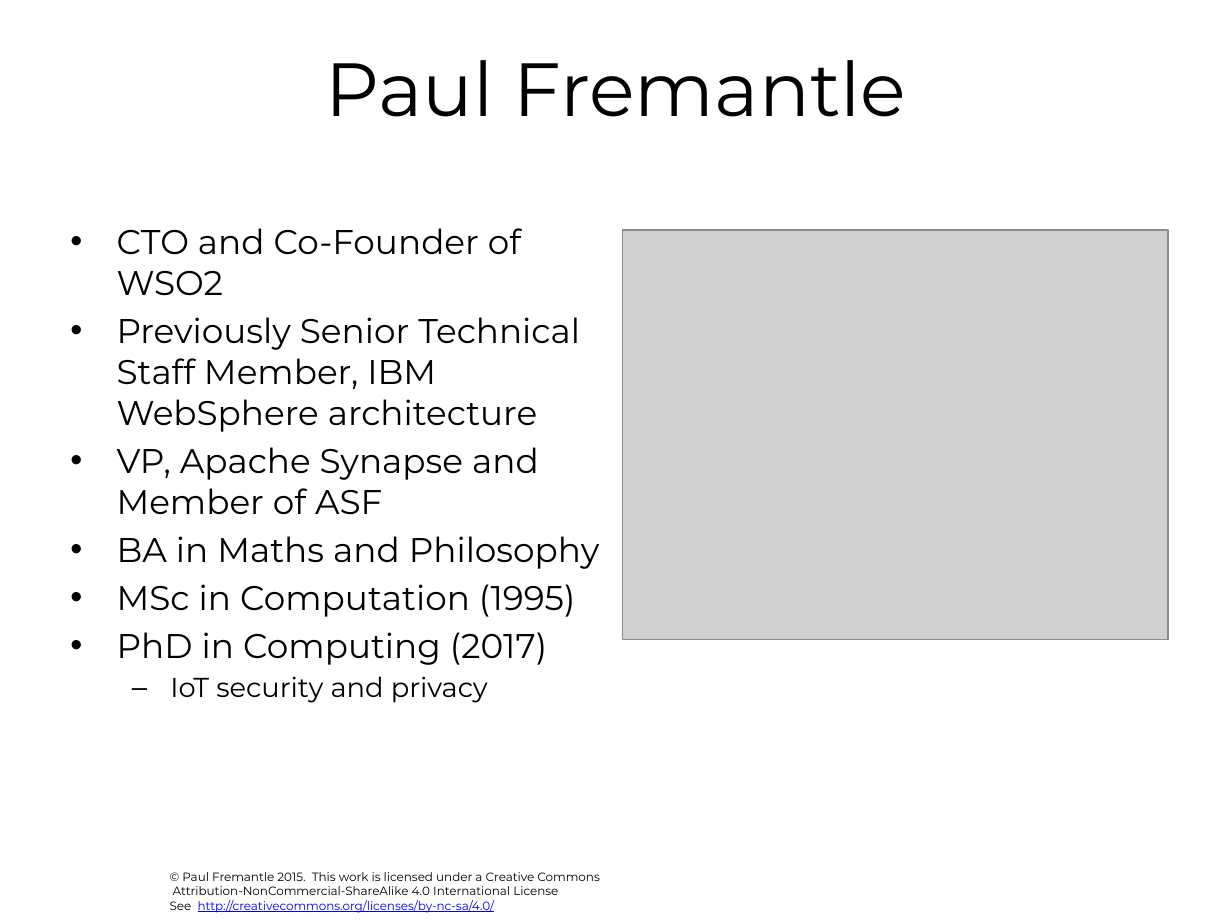
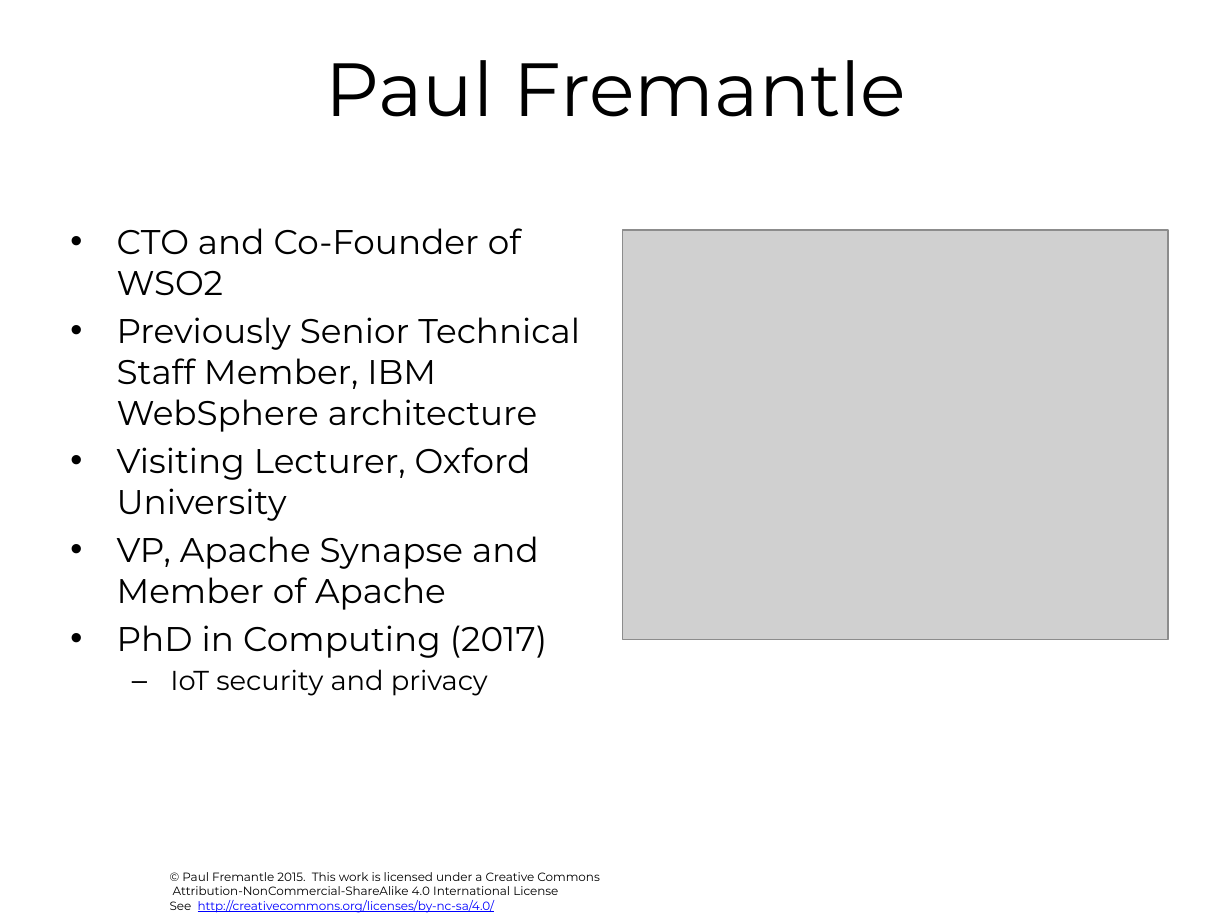
Before and after one commit to pzfreo/big, a slide deck: slide 14 of pres-source/00-intro.pptx. Drawn at 1232x924 pixels with LibreOffice and Linux fonts; fonts in the diff are those of the drawing; grey boxes stand for pictures; background and template pictures are left out. Boxes give left, top, right and bottom in pixels: in the first picture for what was removed or moved away, otherwise in the second. Text is boxed around its words. In the diff, an @@ line names an element or a change of style, - is before the commit and + after.

```diff
--- a/pres-source/00-intro.pptx
+++ b/pres-source/00-intro.pptx
@@ text at [117,447,539,610]: text changed @@
-• VP, Apache Synapse and Member of ASF
-• BA in Maths and Philosophy
-• MSc in Computation (1995)
+• Visiting Lecturer, Oxford University
+• VP, Apache Synapse and Member of Apache
```
Also in this commit, not shown: 2 slides added, 1 slide removed, 2 other files.
